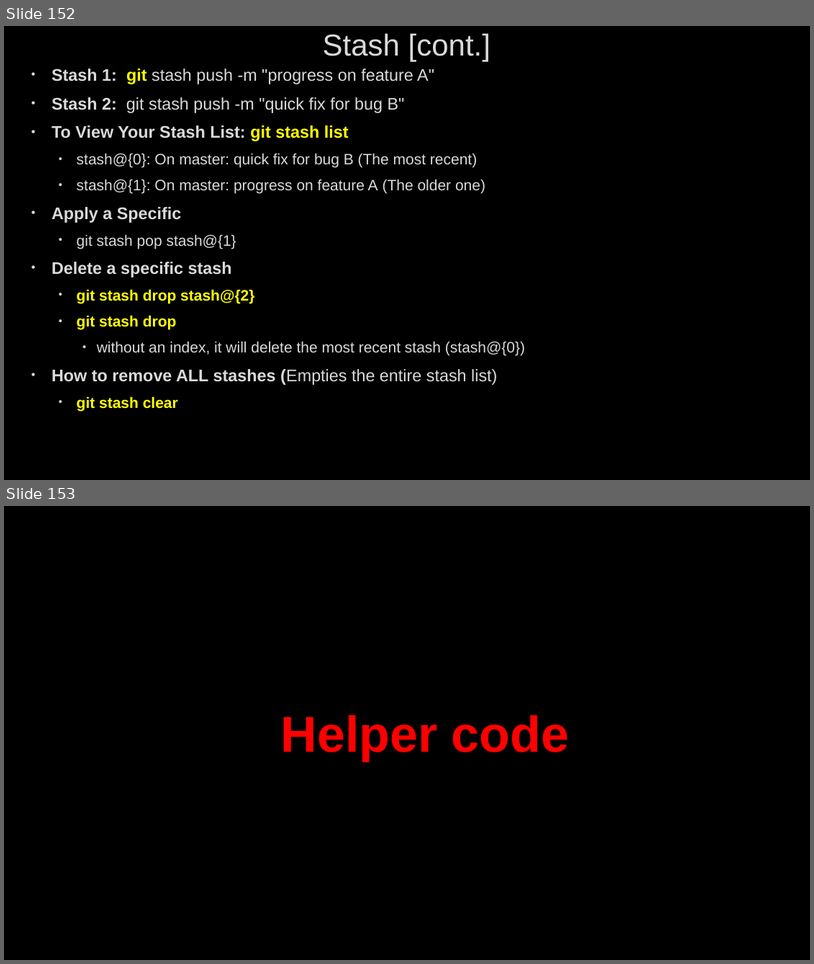
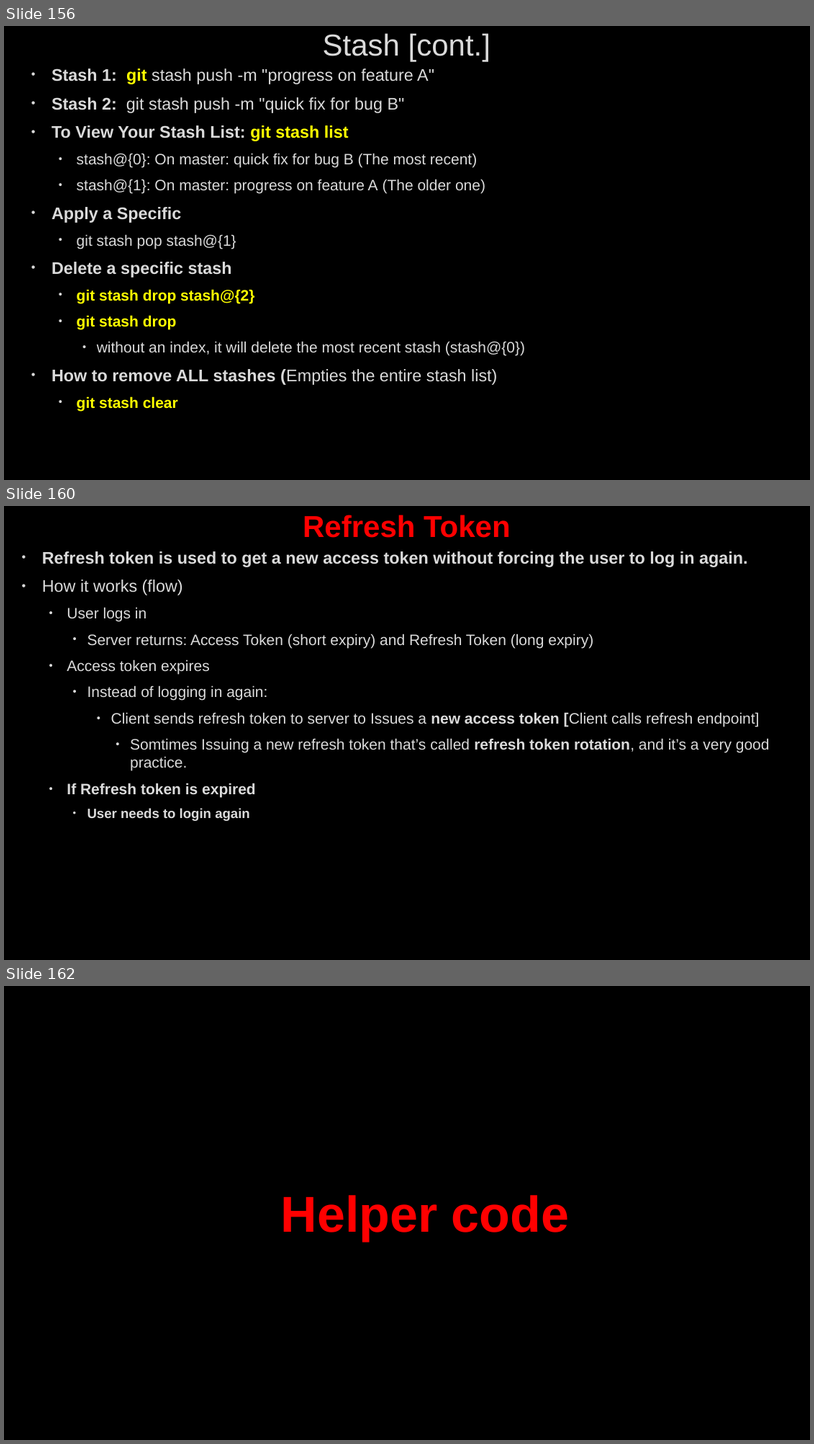
Before and after one commit to AhmedMohamedSamir1/Summary, a slide deck: Dot Net/C#, LINQ, EF,OOP&Solid.pptx. Shown one above the other, each under a label of ours: slides 152 and 153 before the commit, slides 156, 160 and 162 after it; the slides between them are not shown. The pictures are 814x964 and 814x1444 pixels, drawn with LibreOffice and Linux fonts; fonts in the diff are those of the drawing; background and template pictures are left out. Boxes give left, top, right and bottom in pixels: in the first picture for what was removed or moved away, otherwise in the second. Text is boxed around its words. In the diff, an @@ line names an element or a change of style, - is before the commit and + after.

```diff
--- a/Dot Net/C#, LINQ, EF,OOP&Solid.pptx
+++ b/Dot Net/C#, LINQ, EF,OOP&Solid.pptx
@@ slide 160 added at (4, 506, 810, 960), background picture (left out) @@
@@ title added at (303, 515, 510, 538), 36 pt, text #FF0000, bold @@
+Refresh Token
@@ text added at (42, 551, 770, 821), 18 pt, text #DADADA @@
+• Refresh token is used to get a new access token without forcing the user to log in again.
+• How it works (flow)
+  • User logs in
+    • Server returns: Access Token (short expiry) and Refresh Token (long expiry)
+  • Access token expires
+    • Instead of logging in again:
+      • Client sends refresh token to server to Issues a new access token [Client calls refresh endpoint]
+        • Somtimes Issuing a new refresh token that’s called refresh token rotation, and it’s a very good practice.
+  • If Refresh token is expired
+    • User needs to login again
@@ what was slide 152 is now slide 156 @@
@@ what was slide 153 is now slide 162 @@
```
Also in this commit, not shown: 8 other slides added, 11 other files.
